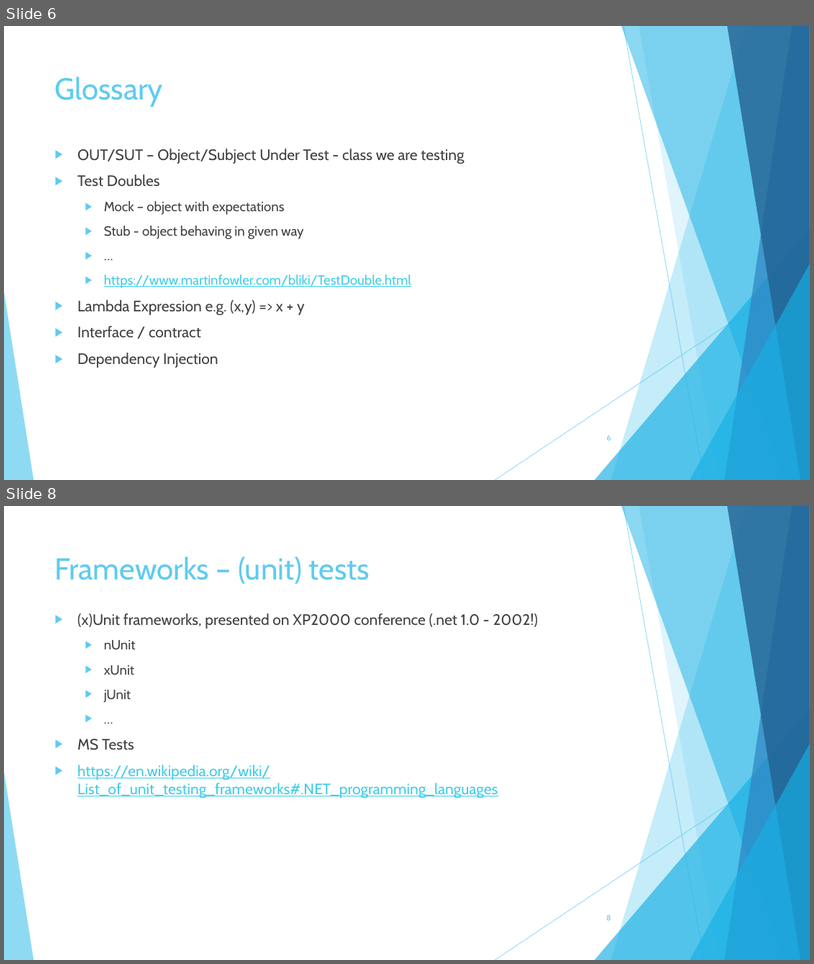
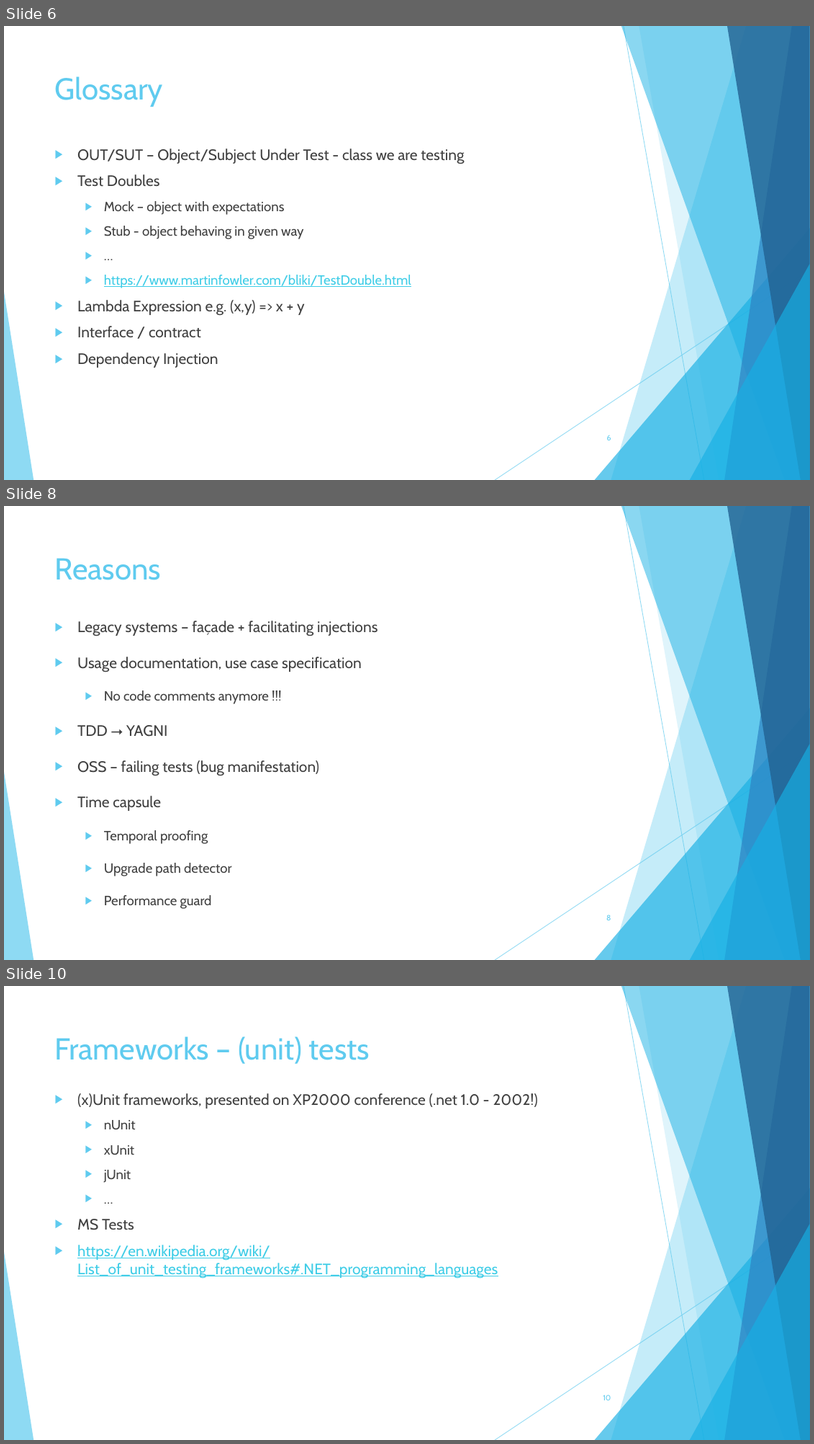
Before and after one commit to szubartm/TddAndBdd.Materials, a slide deck: TDD/Testing in TDD spirit.pptx. Shown one above the other, each under a label of ours: slides 6 and 8 before the commit, slides 6, 8 and 10 after it; the slides between them are not shown. The pictures are 814x964 and 814x1444 pixels, drawn with LibreOffice and Linux fonts; fonts in the diff are those of the drawing. Boxes give left, top, right and bottom in pixels: in the first picture for what was removed or moved away, otherwise in the second. Text is boxed around its words. In the diff, an @@ line names an element or a change of style, - is before the commit and + after.

Commit message:
Presentation: add testing reasons, compare with BDD

```diff
--- a/TDD/Testing in TDD spirit.pptx
+++ b/TDD/Testing in TDD spirit.pptx
@@ slide 8 added at (4,506,810,960), background #FFFFFF; not listed: 10 template elements that a slide beside it also shows @@
@@ title added at (55,558,162,580), 36 pt, text #5FCBEF @@
+Reasons
@@ text added at (77,620,378,908), 18 pt, text #404040 @@
+▶ Legacy systems – façade + facilitating injections
+▶ Usage documentation, use case specification
+  ▶ No code comments anymore !!!
+▶ TDD ⭢ YAGNI
+▶ OSS – failing tests (bug manifestation)
+▶ Time capsule
+  ▶ Temporal proofing
+  ▶ Upgrade path detector
+  ▶ Performance guard
@@ page number added at (607,914,611,920), 9 pt, text #5FCBEF @@
+8
@@ what was slide 8 is now slide 10 @@
@@ page number at (603,1394,611,1400): text changed @@
-8
+10
```
Also in this commit, not shown: 5 slides changed, 8 other slides added.
